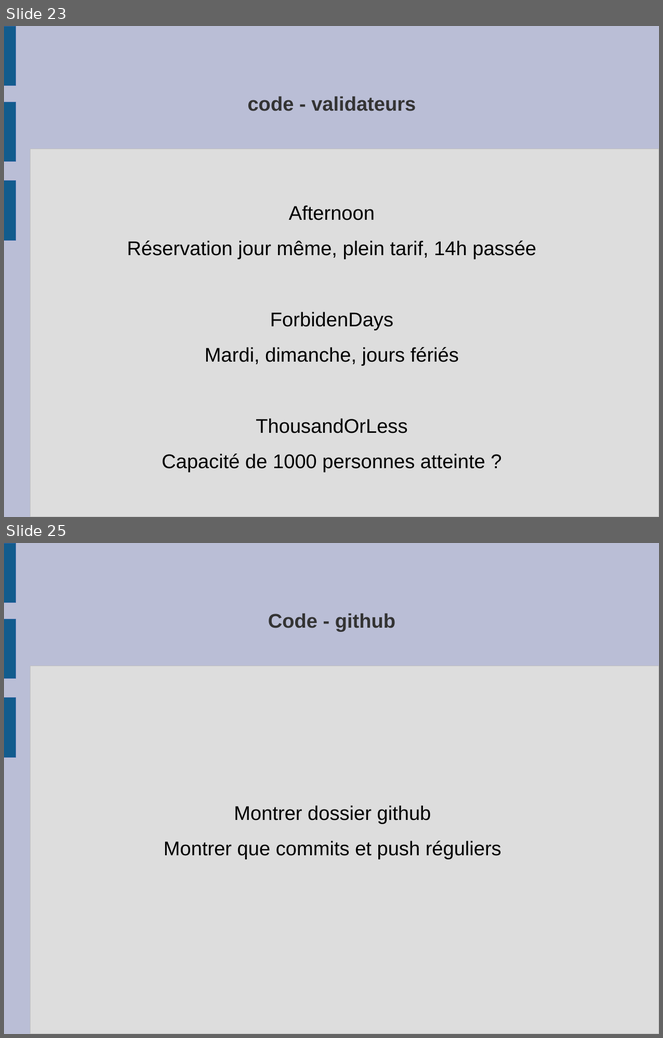
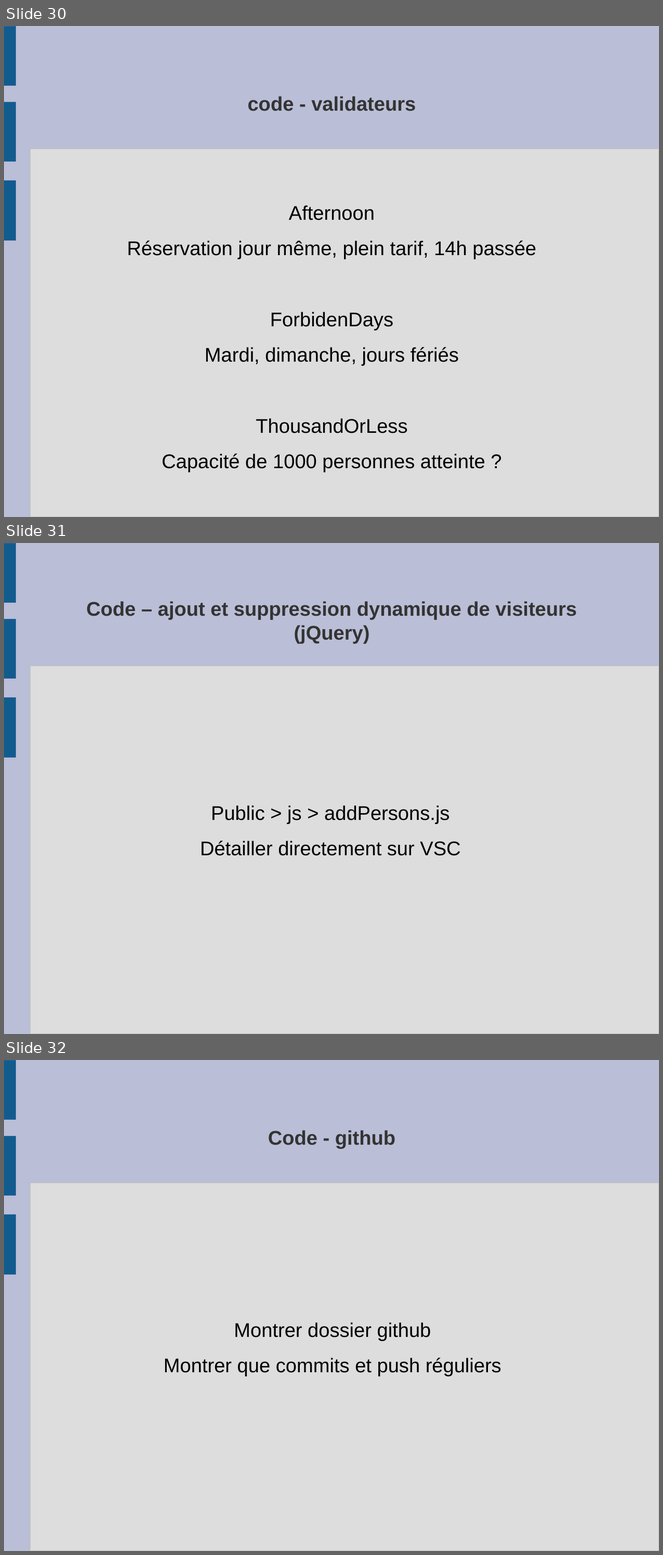
Before and after one commit to frederic-malard/OC_p4_louvre, a slide deck: 3 - diapos.odp. Shown one above the other, each under a label of ours: slides 23 and 25 before the commit, slides 30, 31 and 32 after it; the slides between them are not shown. The pictures are 663x1038 and 663x1555 pixels, drawn with LibreOffice and Linux fonts; fonts in the diff are those of the drawing. Boxes give left, top, right and bottom in pixels: in the first picture for what was removed or moved away, otherwise in the second. Text is boxed around its words. In the diff, an @@ line names an element or a change of style, - is before the commit and + after.

```diff
--- a/3 - diapos.odp
+++ b/3 - diapos.odp
@@ slide 31 added at box(4, 543, 659, 1034), background #BABED6; not listed: 4 template elements that a slide beside it also shows @@
@@ title added at box(86, 601, 577, 644), 24 pt, text #333333, bold @@
+Code – ajout et suppression dynamique de visiteurs
+(jQuery)
@@ text added at box(200, 806, 461, 856), 24 pt, text #000000 @@
+Public > js > addPersons.js
+Détailler directement sur VSC
@@ what was slide 23 is now slide 30 @@
@@ what was slide 25 is now slide 32 @@
```
Also in this commit, not shown: 4 slides changed, 7 other slides added, 1 slide removed, 4 other files.
